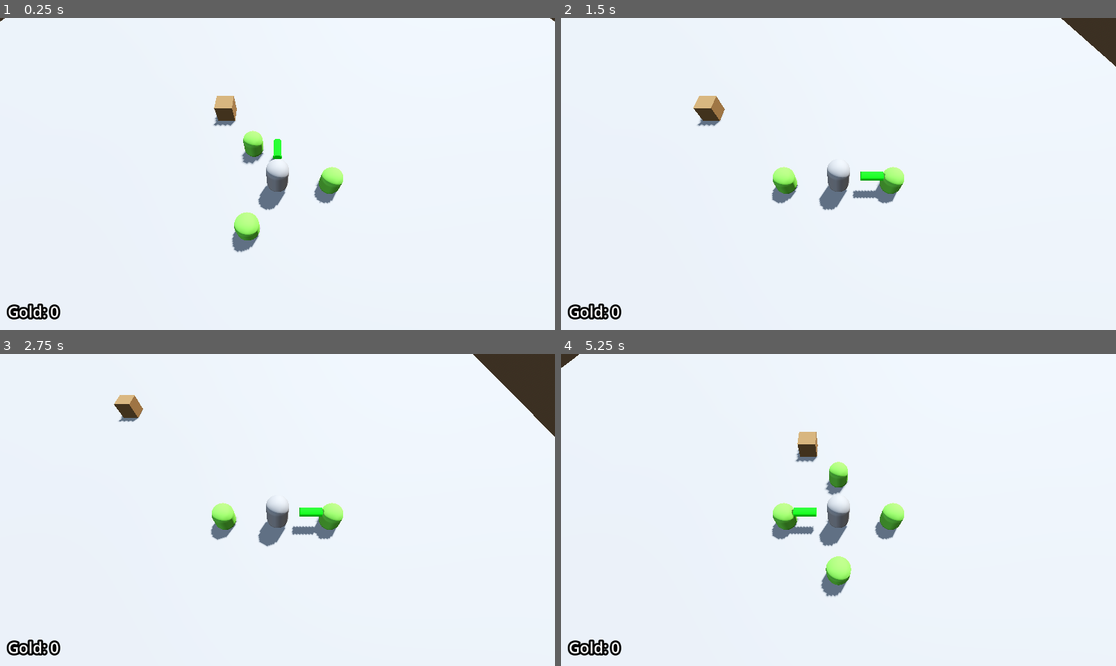
Above: before the commit, frames 1-4 (two rows, left to right).
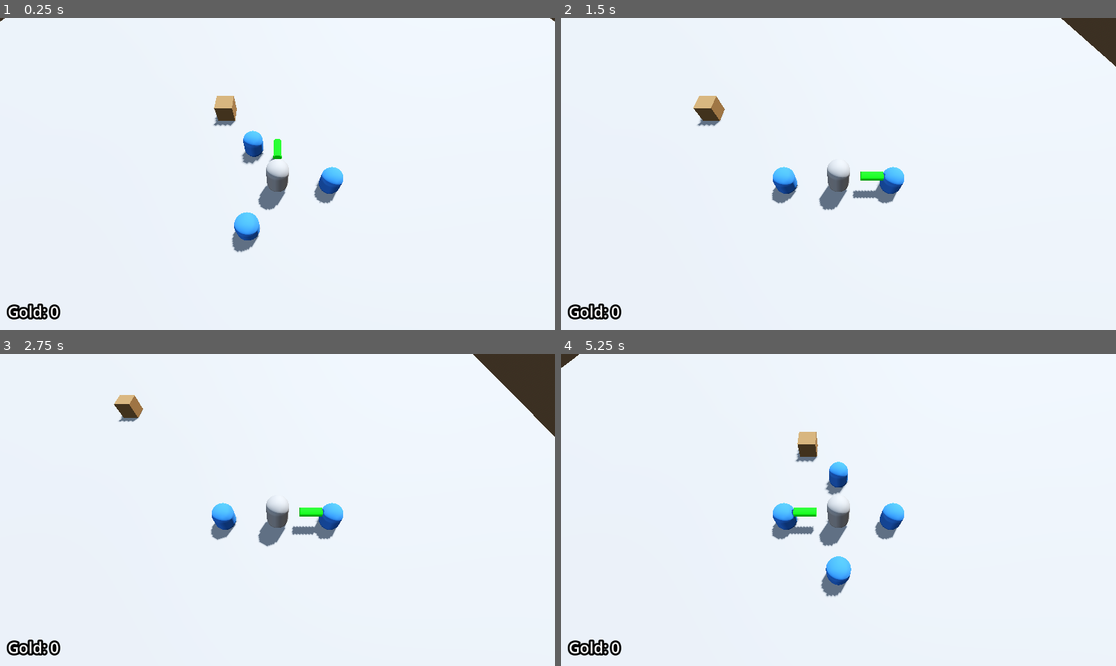
Above: after the commit, the same moments.

Repository: Ra-vanTech/ProjectBoozeArmy
Game: Godot game, scene res://Escena1_BoozeArmy.tscn
Two runs of this game, one before a commit and one after it. Both use one fixed random seed, a clock stepped at 60 frames per second and the inputs below.
Inputs (mouse positions are in pixels of both pictures, inside the frame that each line leads up to):
- Up to frame 1 (0.25 s): no input
- Up to frame 2 (1.5 s): tap Enter at 0.5 s; move the mouse to (960, 158) at 0.52 s; hold D (move_right) 0.53-1.28 s; tap Q (despawn_dwarf) at 0.6 s; tap Space (jump) at 0.77 s; move the mouse to (727, 189) at 1.27 s; hold S (move_back) from 1.28 s (still down); right-click (727, 189) at 1.35 s
- Up to frame 3 (2.75 s): tap Space (jump) at 1.52 s; move the mouse to (333, 441) at 2.02 s; release S (move_back) at 2.03 s; hold D (move_right) from 2.03 s (still down); tap E (spawn_dwarf) at 2.1 s
- Up to frame 4 (5.25 s): move the mouse to (810, 572) at 2.77 s; release D (move_right) at 2.78 s; hold W (move_forward) 2.78-3.5 s; tap Q (despawn_dwarf) at 2.85 s; tap Space (jump) at 3.02, 4.25, 4.52 s; click "Reiniciar" at 3.5 s; move the mouse to (1005, 556) at 4.27 s; hold A (move_left) from 4.28 s (still down); right-click (1005, 556) at 4.35 s; move the mouse to (672, 463) at 5.02 s; tap E (spawn_dwarf) at 5.1 s

The runs differ from the first frame. In frame 1, 0.9% of the frame differs, in the area x 42-62%, y 36-72%; in frame 2, 0.6%; in frame 3, 0.6%; in frame 4, 1.1%, in the area x 38-62%, y 34-75%.

Commit message:
feat: enano guerrero implementado, duplicacionde enanobase, creacionde supropio script

Diff:
--- /dev/null
+++ b/entities/player/dwarves/scenes/enano_guerrero.tscn
@@ -0,0 +1,44 @@
+[gd_scene format=3 uid="uid://pi16p71wadb4"]
+
+[ext_resource type="Script" uid="uid://cxk4edya7rbc4" path="res://entities/player/dwarves/scripts/enano_guerrero.gd" id="1_50uwi"]
+[ext_resource type="Script" uid="uid://u7hnmfdjwvy3" path="res://core/managers/state/state_machine.gd" id="2_7quce"]
+[ext_resource type="Script" uid="uid://d3j0t7xiu6inn" path="res://entities/player/dwarves/state/DwarfIdleState.gd" id="3_00whd"]
+[ext_resource type="Script" uid="uid://dc3dcpla013u2" path="res://entities/player/dwarves/state/DwarfAttackState.gd" id="4_5pd6j"]
+
+[sub_resource type="CapsuleMesh" id="CapsuleMesh_r00mm"]
+height = 1.55
+
+[sub_resource type="StandardMaterial3D" id="StandardMaterial3D_r00mm"]
+albedo_color = Color(0.16078432, 0.41960785, 0.76862746, 1)
+
+[sub_resource type="SphereShape3D" id="SphereShape3D_oppef"]
+radius = 1.5
+
+[node name="EnanoGuerrero" type="CharacterBody3D" unique_id=1614007922]
+script = ExtResource("1_50uwi")
+cooldown_base = 1.2
+
+[node name="MeshInstance3D" type="MeshInstance3D" parent="." unique_id=741214329]
+transform = Transform3D(1, 0, 0, 0, 1, 0, 0, 0, 1, 0, 0.56944263, 0)
+mesh = SubResource("CapsuleMesh_r00mm")
+surface_material_override/0 = SubResource("StandardMaterial3D_r00mm")
+
+[node name="AttackRange" type="Area3D" parent="." unique_id=1304574090]
+unique_name_in_owner = true
+
+[node name="CollisionShape3D" type="CollisionShape3D" parent="AttackRange" unique_id=44920273]
+transform = Transform3D(1, 0, 0, 0, 1, 0, 0, 0, 1, 0, 0.5264454, 0)
+shape = SubResource("SphereShape3D_oppef")
+
+[node name="AttackCooldown" type="Timer" parent="." unique_id=1674398328]
+
+[node name="StateMachine" type="Node" parent="." unique_id=1880243342 node_paths=PackedStringArray("initial_state")]
+unique_name_in_owner = true
+script = ExtResource("2_7quce")
+initial_state = NodePath("DwarfIdleState")
+
+[node name="DwarfIdleState" type="Node" parent="StateMachine" unique_id=160891737]
+script = ExtResource("3_00whd")
+
+[node name="DwarfAttackState" type="Node" parent="StateMachine" unique_id=653698306]
+script = ExtResource("4_5pd6j")
--- a/entities/player/dwarves/scripts/dwarf_system.gd
+++ b/entities/player/dwarves/scripts/dwarf_system.gd
@@ -4,7 +4,7 @@
 signal enano_eliminado(enanos_id: int)
 
 #Precargar la escena del enano para instanciarla en tiempo de ejecucion.
-const ENANO_SCENE: PackedScene = preload("res://entities/player/dwarves/scenes/enano_base.tscn")
+const ENANO_SCENE: PackedScene = preload("res://entities/player/dwarves/scenes/enano_guerrero.tscn")
 
 #configuracion (enanos iniciales, maximo de enanos y radio de formacion)
 @export var initial_dwarves: int = 3
--- /dev/null
+++ b/entities/player/dwarves/scripts/enano_guerrero.gd
@@ -0,0 +1,8 @@
+class_name EnanoGuerrero
+extends EnanoBase
+
+
+# solo cambia el tiempo de ataque, lo demas se hereda de Enano base
+func _ready() -> void:
+	cooldown_base = 1.2
+	super._ready()
